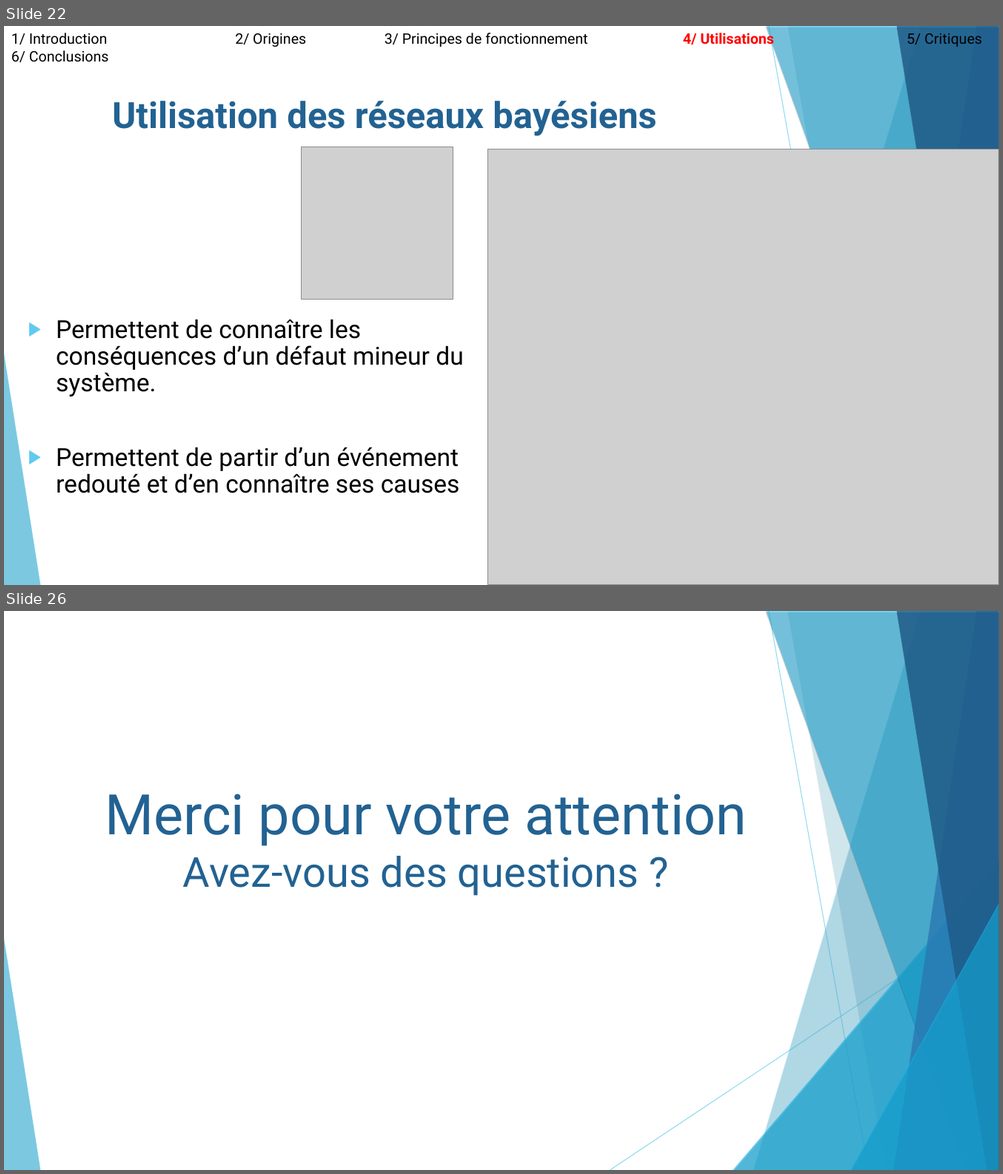
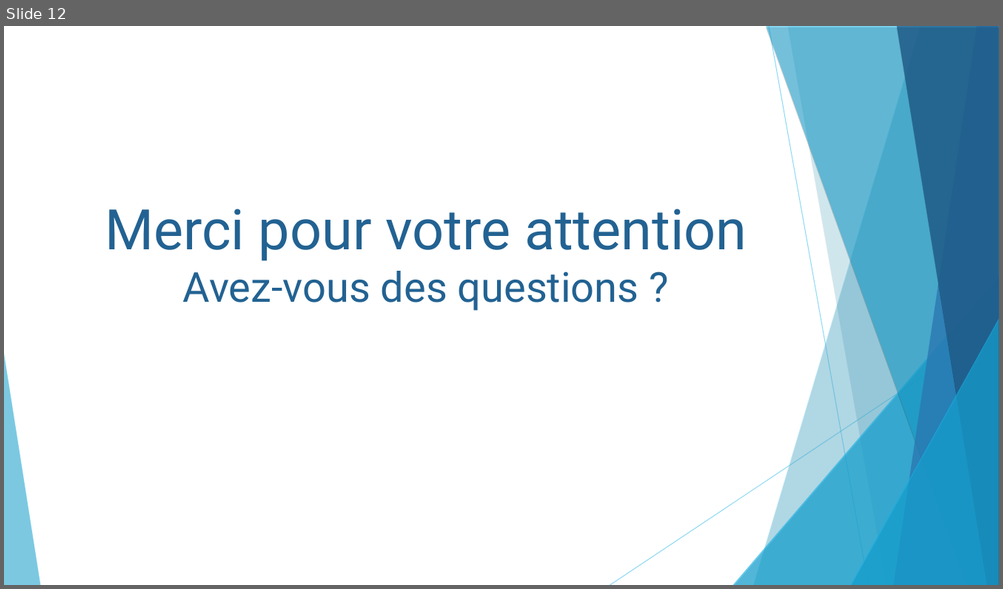
Before and after one commit to ComeBurguburu/AmbianceShowRoom, a slide deck: docs/Presentation orale.odp. Shown one above the other, each under a label of ours: slides 22 and 26 before the commit, slide 12 after it; the slides between them are not shown. The pictures are 1003x1174 and 1003x589 pixels, drawn with LibreOffice and Linux fonts; fonts in the diff are those of the drawing; grey boxes stand for pictures. Boxes give left, top, right and bottom in pixels: in the first picture for what was removed or moved away, otherwise in the second. Text is boxed around its words. In the diff, an @@ line names an element or a change of style, - is before the commit and + after.

```diff
--- a/docs/Presentation orale.odp
+++ b/docs/Presentation orale.odp
@@ slide 22 removed at [4,26,999,585], background #FFFFFF; not listed: 10 template elements that a slide beside it also shows @@
@@ text removed at [11,30,982,48] @@
-1/ Introduction 2/ Origines 3/ Principes de fonctionnement 4/ Utilisations 5/ Critiques 6/ Conclusions
@@ text removed at [112,101,657,136] @@
-Utilisation des réseaux bayésiens
@@ picture removed at [301,147,453,299] @@
@@ picture removed at [487,149,999,585] @@
@@ text removed at [56,319,463,494] @@
-▶ Permettent de connaître les conséquences d’un défaut mineur du système.
-▶ Permettent de partir d’un événement redouté et d’en connaître ses causes
@@ what was slide 26 is now slide 12 @@
```
Also in this commit, not shown: 3 slides changed, 7 slides added, 20 other slides removed, 5 other files.
